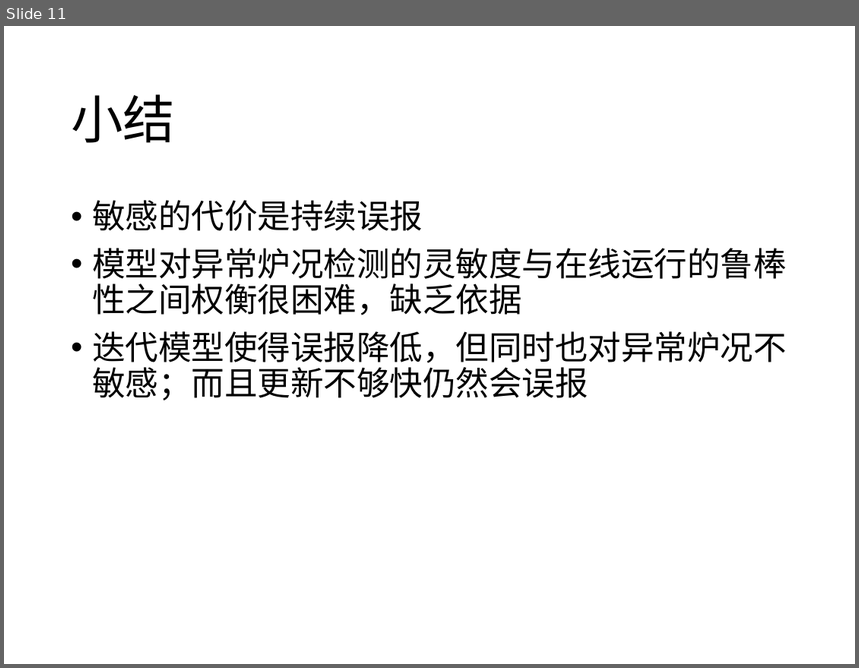
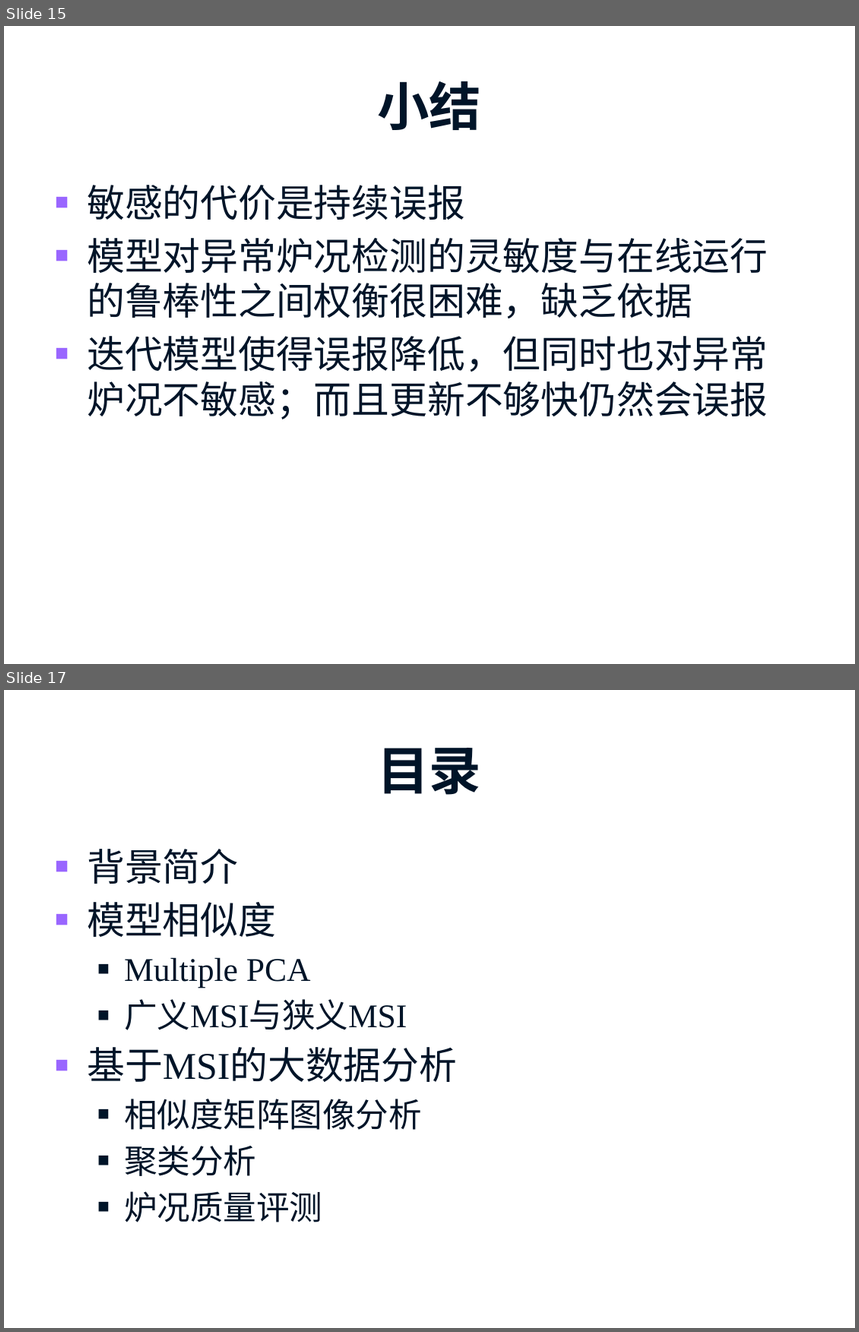
Before and after one commit to prm10/paper, a slide deck: presentation/msi.pptx. Shown one above the other, each under a label of ours: slide 11 before the commit, slides 15 and 17 after it; the slides between them are not shown. The pictures are 859x668 and 859x1332 pixels, drawn with LibreOffice and Linux fonts; fonts in the diff are those of the drawing; background and template pictures are left out. Boxes give left, top, right and bottom in pixels: in the first picture for what was removed or moved away, otherwise in the second. Text is boxed around its words. In the diff, an @@ line names an element or a change of style, - is before the commit and + after.

```diff
--- a/presentation/msi.pptx
+++ b/presentation/msi.pptx
@@ slide 17 added at bbox=[4, 690, 855, 1328], background #FFFFFF @@
@@ title added at bbox=[377, 748, 481, 795], 44 pt, text #001428, bold @@
+目录
@@ text added at bbox=[87, 849, 457, 1223], 28 pt, text #001428 @@
+■ 背景简介
+■ 模型相似度
+  ■ Multiple PCA
+  ■ 广义MSI与狭义MSI
+■ 基于MSI的大数据分析
+  ■ 相似度矩阵图像分析
+  ■ 聚类分析
+  ■ 炉况质量评测
@@ what was slide 11 is now slide 15 @@
@@ slide 15 changed as well @@
@@ title "小结": place and size @@
-title "小结" at bbox=[71, 94, 175, 143]
+title "小结" at bbox=[377, 81, 481, 130]
@@ title "小结" at bbox=[377, 81, 481, 130]: font Calibri to Times New Roman, text colour #000000 to #001428, bold on; alignment left to centre; line spacing 0.9 to 1 @@
@@ text "敏感的代价是持续误报": place and size @@
-text "敏感的代价是持续误报" at bbox=[92, 200, 786, 401]
+text "敏感的代价是持续误报" at bbox=[87, 185, 768, 420]
@@ text "敏感的代价是持续误报" at bbox=[87, 185, 768, 420]: size 28 to 32 pt, font Calibri to Times New Roman, text colour #000000 to #001428; bullet • to ■; line spacing 0.9 to 1; less space between paragraphs @@
```
Also in this commit, not shown: 20 other slides changed, 8 other slides added, 1 slide removed, 1 other file.
